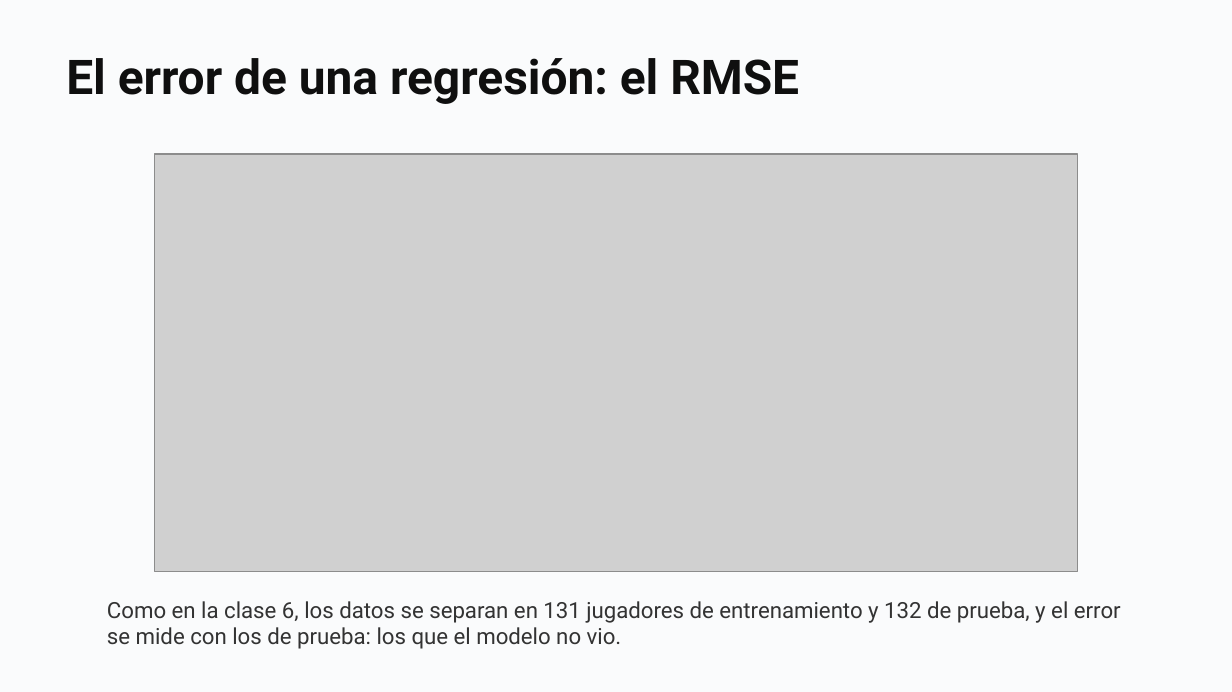
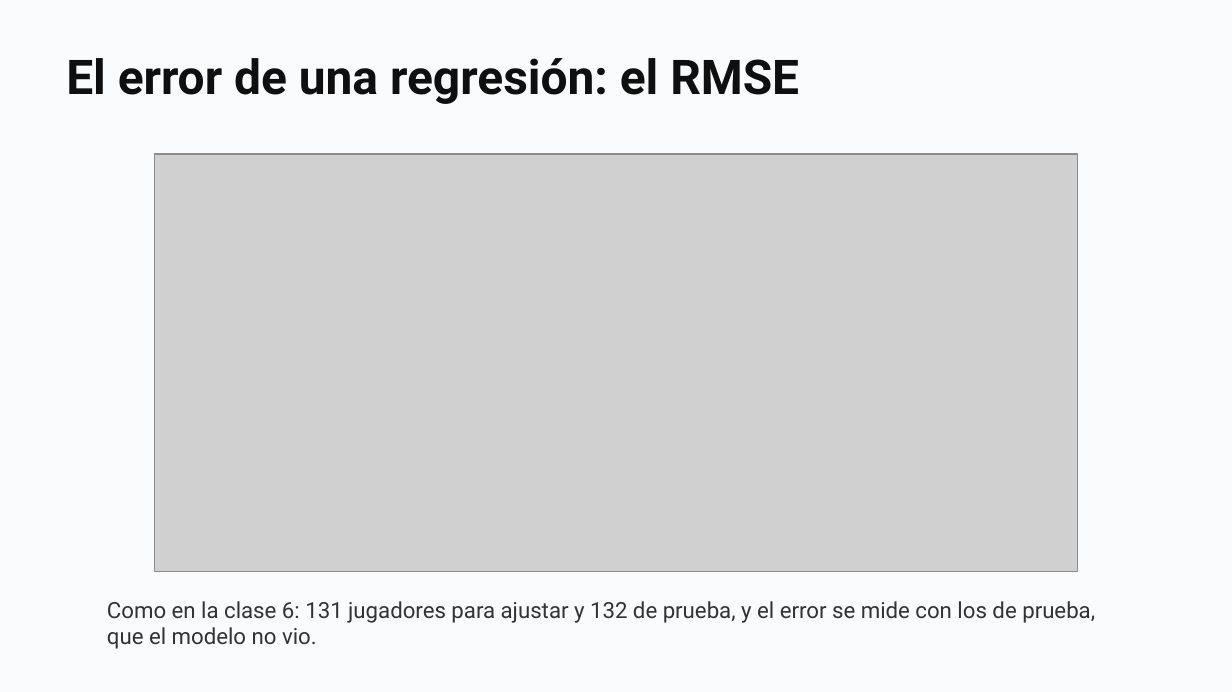
Before and after one commit to daniopitz/diplomado-cdd, a slide deck: slide 32 of presentaciones/clase07_evaluar_regularizar.pptx (slide 24 before the commit). Drawn at 1232x692 pixels with LibreOffice and Linux fonts; fonts in the diff are those of the drawing; grey boxes stand for pictures. Boxes give left, top, right and bottom in pixels: in the first picture for what was removed or moved away, otherwise in the second. Text is boxed around its words. In the diff, an @@ line names an element or a change of style, - is before the commit and + after.

```diff
--- a/presentaciones/clase07_evaluar_regularizar.pptx
+++ b/presentaciones/clase07_evaluar_regularizar.pptx
@@ text at (107, 601, 1095, 649): text changed @@
-Como en la clase 6, los datos se separan en 131 jugadores de entrenamiento y 132 de prueba, y el error se mide con los de prueba: los que el modelo no vio.
+Como en la clase 6: 131 jugadores para ajustar y 132 de prueba, y el error se mide con los de prueba, que el modelo no vio.
```
Also in this commit, not shown: 14 other slides changed, 16 slides added, 1 slide removed, 2 other files.
